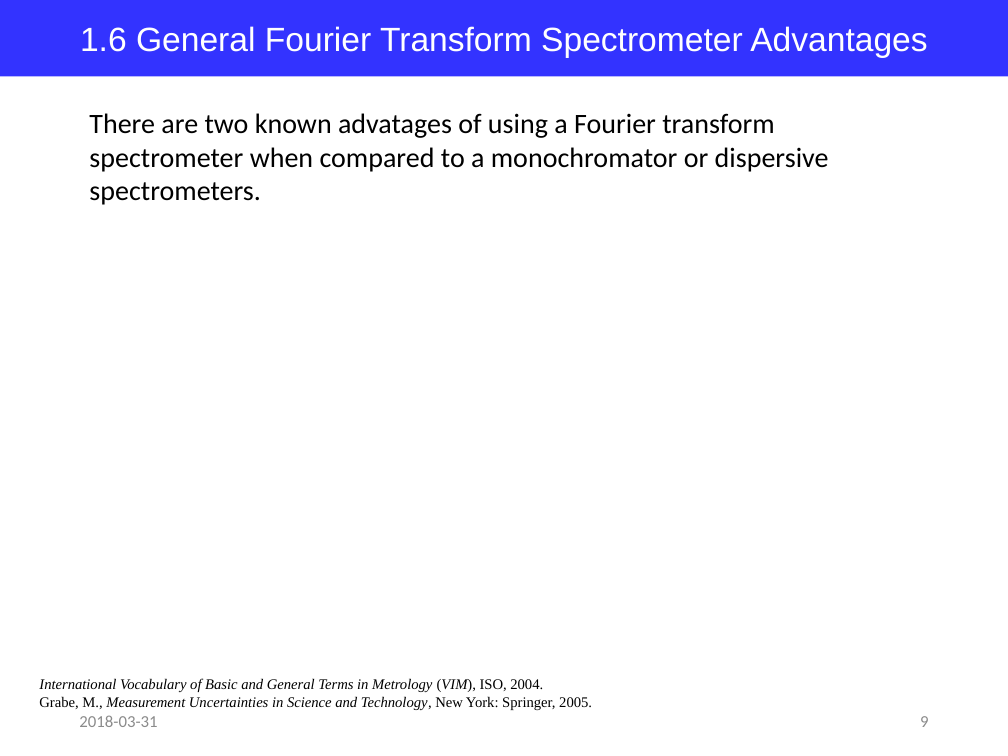
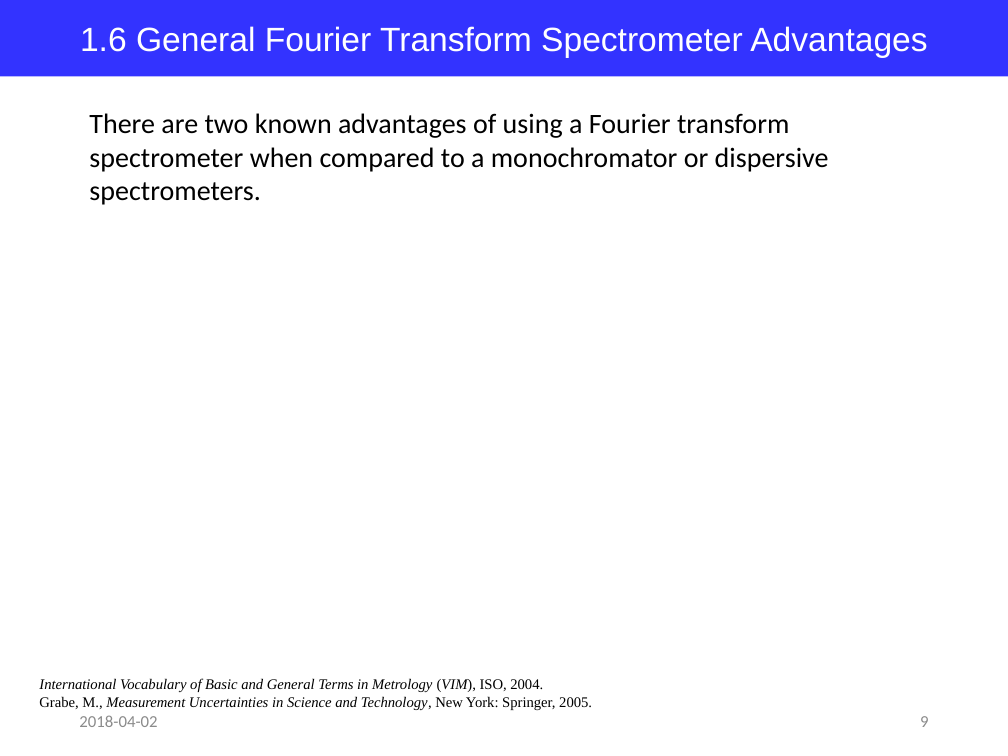
Before and after one commit to jglee96/NBTP_Lab, a slide deck: slide 9 of Terahertz Metrology/Ch5/Terahertz Metrology_Ch5.pptx. Drawn at 1008x756 pixels with LibreOffice and Linux fonts; fonts in the diff are those of the drawing. Boxes give left, top, right and bottom in pixels: in the first picture for what was removed or moved away, otherwise in the second. Text is boxed around its words. In the diff, an @@ line names an element or a change of style, - is before the commit and + after.

```diff
--- a/Terahertz Metrology/Ch5/Terahertz Metrology_Ch5.pptx
+++ b/Terahertz Metrology/Ch5/Terahertz Metrology_Ch5.pptx
@@ text at box(89, 113, 829, 205): text changed @@
-There are two known advatages of using a Fourier transform spectrometer when compared to a monochromator or dispersive spectrometers.
+There are two known advantages of using a Fourier transform spectrometer when compared to a monochromator or dispersive spectrometers.
@@ text at box(79, 715, 157, 727): text changed @@
-2018-03-31
+2018-04-02
```
Also in this commit, not shown: 17 other slides changed, 6 slides added, 1 slide removed, 2 other files.
